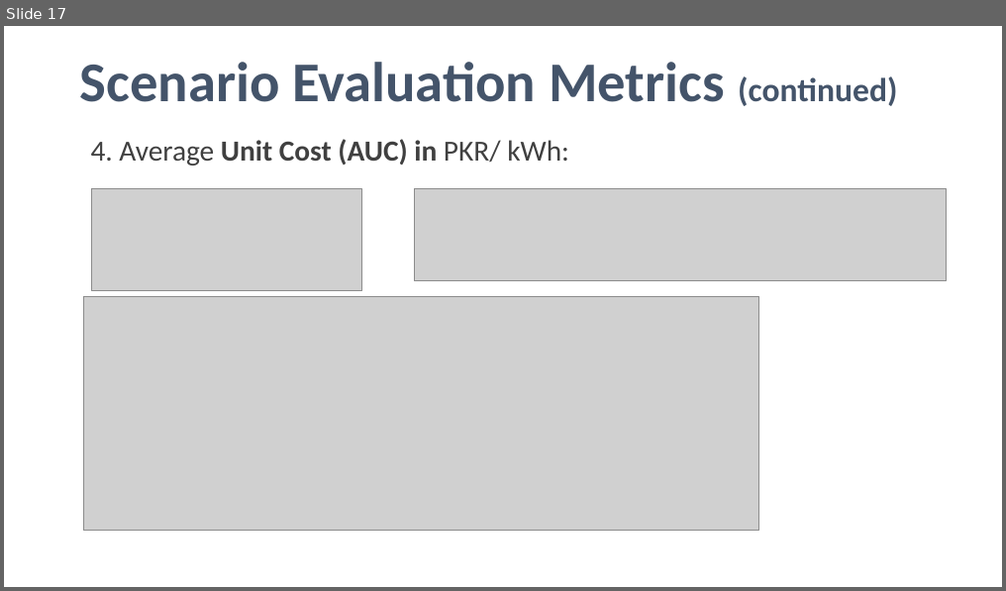
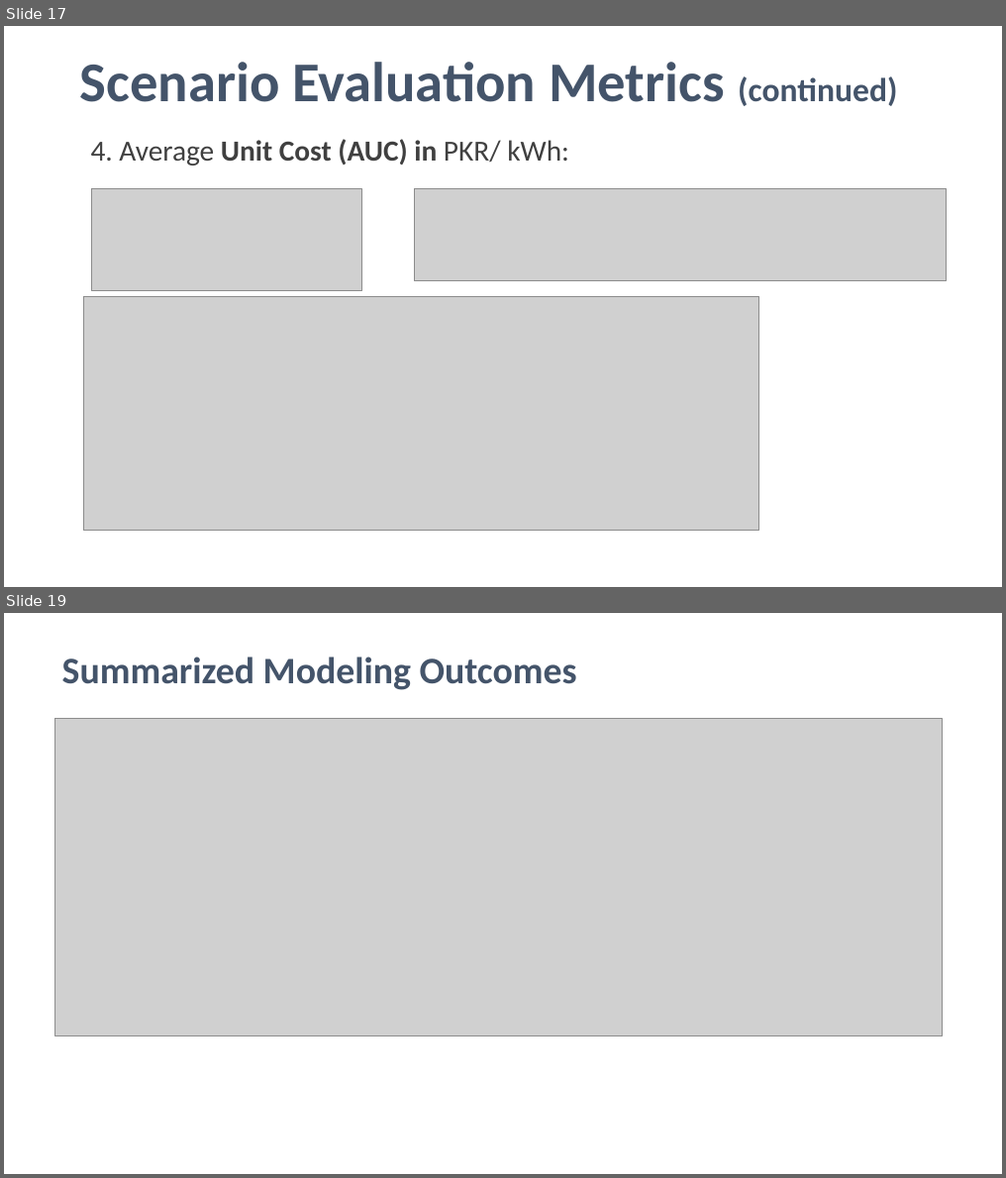
Before and after one commit to mz-mustafa/energy-mix-optimiser, a slide deck: Reporting/SECMC EEM Deck v4.0.pptx. Shown one above the other, each under a label of ours: slide 17 before the commit, slides 17 and 19 after it; the slides between them are not shown. The pictures are 1006x591 and 1006x1178 pixels, drawn with LibreOffice and Linux fonts; fonts in the diff are those of the drawing; grey boxes stand for pictures. Boxes give left, top, right and bottom in pixels: in the first picture for what was removed or moved away, otherwise in the second. Text is boxed around its words. In the diff, an @@ line names an element or a change of style, - is before the commit and + after.

```diff
--- a/Reporting/SECMC EEM Deck v4.0.pptx
+++ b/Reporting/SECMC EEM Deck v4.0.pptx
@@ slide 19 added at [4, 613, 1002, 1174], background #FFFFFF @@
@@ text added at [62, 657, 577, 690], 36 pt, text #44546A, bold @@
+Summarized Modeling Outcomes
@@ picture added at [54, 719, 943, 1036] @@
```
Also in this commit, not shown: 7 slides changed, 10 other slides added, 1 slide removed, 8 other files.
